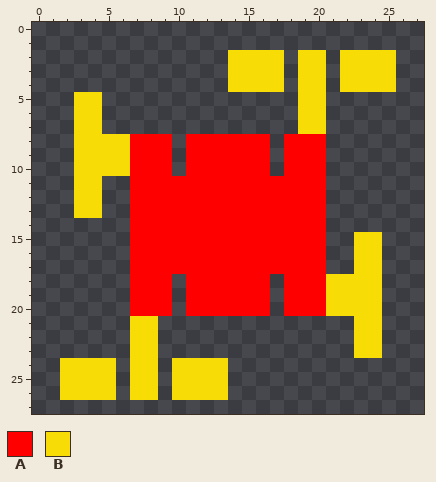
File history of a pixel-art sprite, images/enemy/red_2.png. Above is the file before it was changed.
The file is 28x28 pixels.
Palette (. is transparent): A #fe0000  B #f7dd05
Pixels before, first column x 2:
 2 ............BBBB.BB.BBBB
 3 ............BBBB.BB.BBBB
 4 ............BBBB.BB.BBBB
 5 .BB..............BB.....
 6 .BB..............BB.....
 7 .BB..............BB.....
 8 .BBBBAAA.AAAAAA.AAA.....
 9 .BBBBAAA.AAAAAA.AAA.....
10 .BBBBAAA.AAAAAA.AAA.....
11 .BB..AAAAAAAAAAAAAA.....
12 .BB..AAAAAAAAAAAAAA.....
13 .BB..AAAAAAAAAAAAAA.....
14 .....AAAAAAAAAAAAAA.....
15 .....AAAAAAAAAAAAAA..BB.
16 .....AAAAAAAAAAAAAA..BB.
17 .....AAAAAAAAAAAAAA..BB.
18 .....AAA.AAAAAA.AAABBBB.
19 .....AAA.AAAAAA.AAABBBB.
20 .....AAA.AAAAAA.AAABBBB.
21 .....BB..............BB.
22 .....BB..............BB.
23 .....BB..............BB.
24 BBBB.BB.BBBB............
25 BBBB.BB.BBBB............
26 BBBB.BB.BBBB............
After the commit:
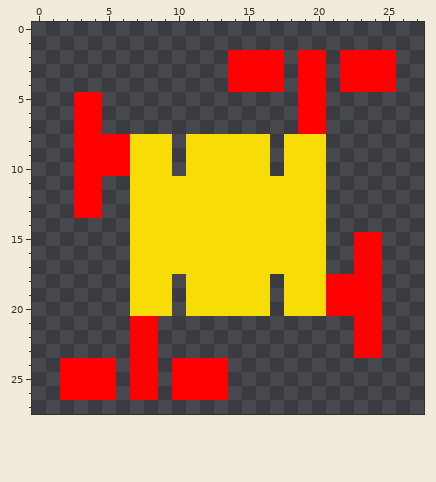
Edits made:
{"colour":"A","old":"#fe0000","new":"#f7dd05"}
{"colour":"B","old":"#f7dd05","new":"#fe0000"}
{"label":"changed","picture_box":[60,50,396,400]}
